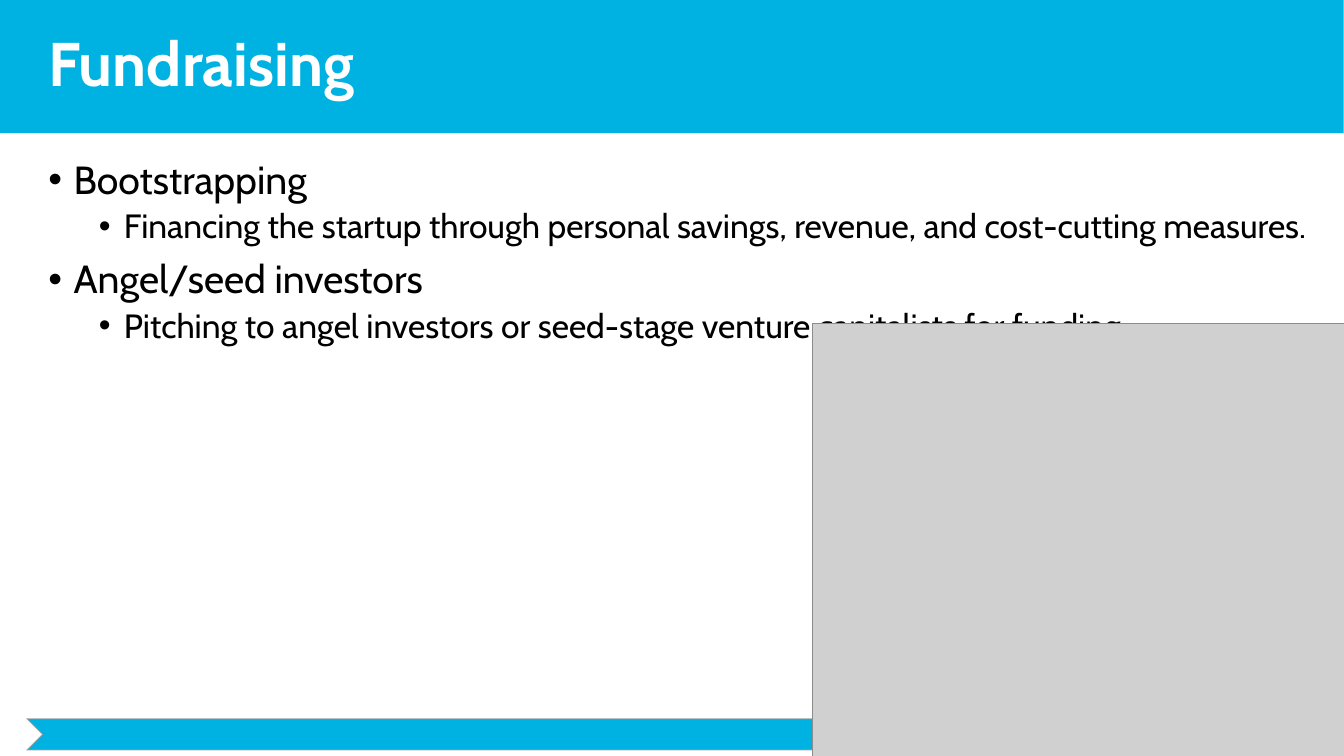
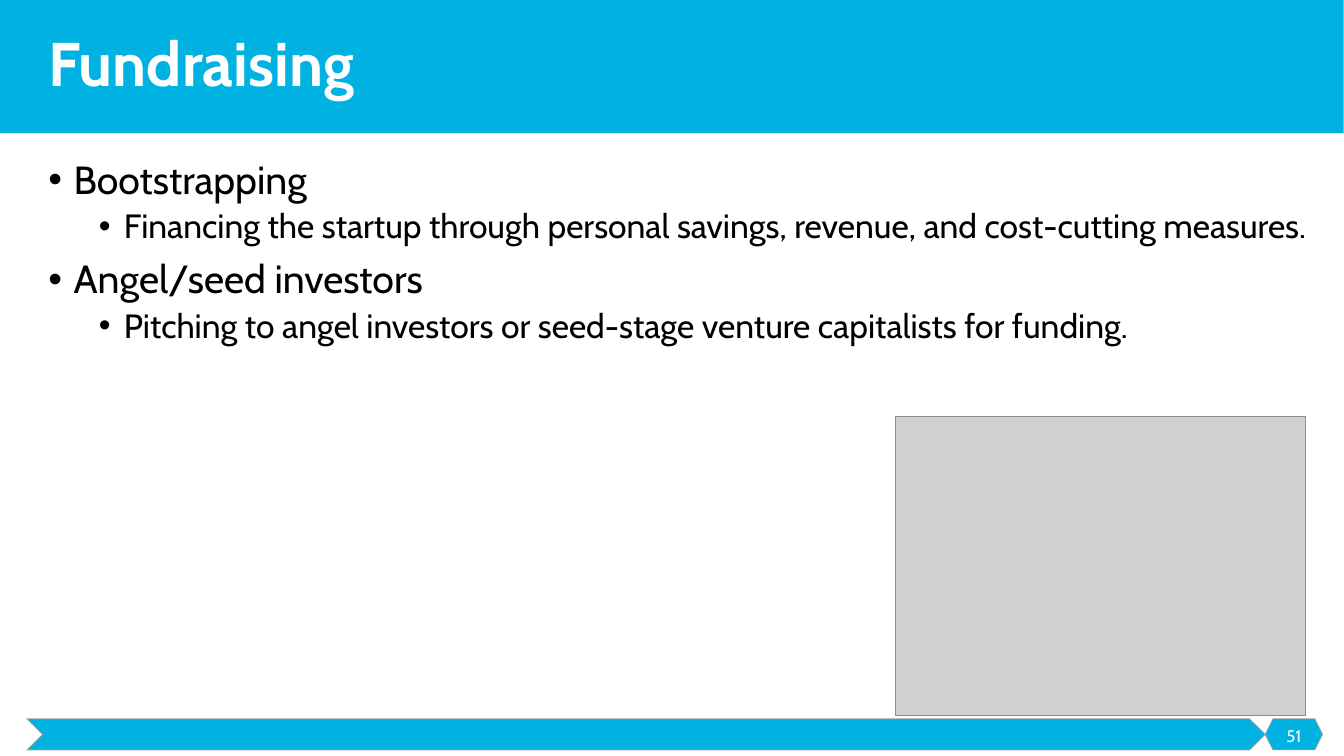
Before and after one commit to malenezi/malenezi, a slide deck: slide 51 of SE495/Lectures/7-Organizational Development/Organizational Development.pptx (slide 18 before the commit). Drawn at 1344x756 pixels with LibreOffice and Linux fonts; fonts in the diff are those of the drawing; grey boxes stand for pictures. Boxes give left, top, right and bottom in pixels: in the first picture for what was removed or moved away, otherwise in the second. Text is boxed around its words. In the diff, an @@ line names an element or a change of style, - is before the commit and + after.

```diff
--- a/SE495/Lectures/7-Organizational Development/Organizational Development.pptx
+++ b/SE495/Lectures/7-Organizational Development/Organizational Development.pptx
@@ picture: place and size @@
-picture at [813, 324, 1344, 756]
+picture at [896, 416, 1306, 716]
@@ hexagon added at [1265, 719, 1323, 750], fill #00B2E2, outline #A5A5A5 0.5 pt @@
@@ page number added at [1286, 730, 1301, 743], 12 pt, text #FFFFFF @@
+51
```
Also in this commit, not shown: 3 other slides changed, 33 slides added, 4 other files.
